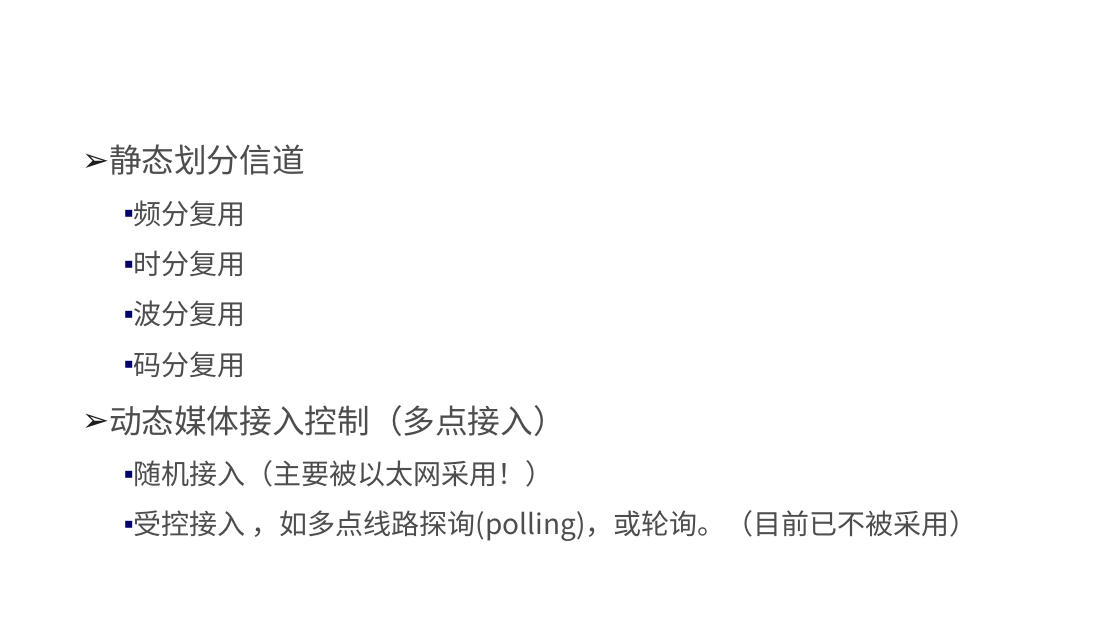
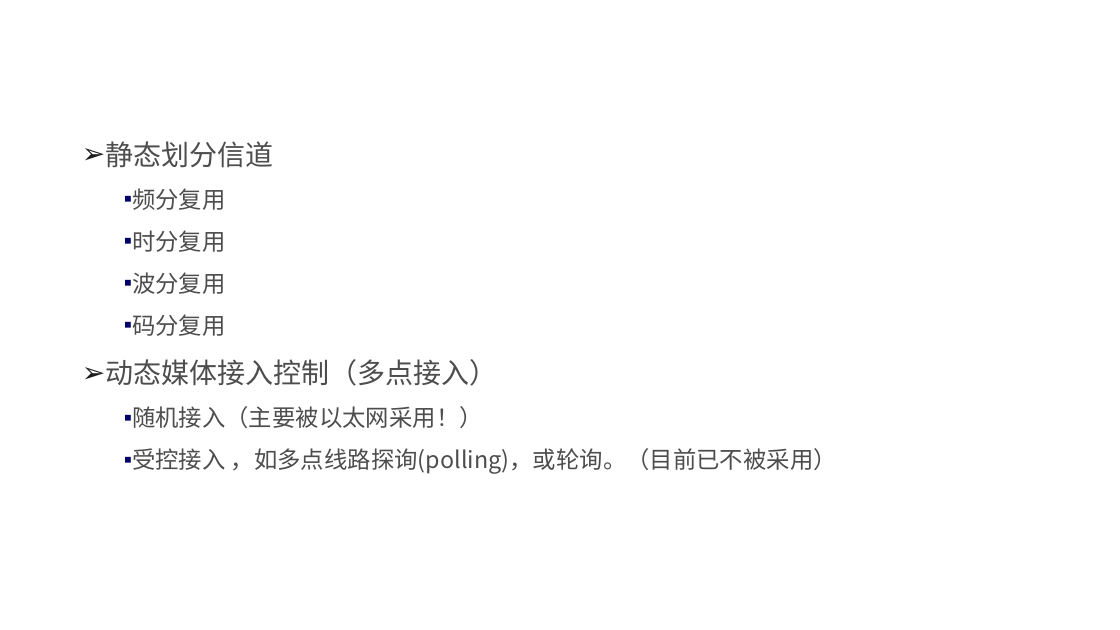
Before and after one commit to edu2act/course-NetWork, a slide deck: slide 37 of materials/slides/ch03 Data Link Layer.pptx. Drawn at 1120x630 pixels with LibreOffice and Linux fonts; fonts in the diff are those of the drawing; background and template pictures are left out. Boxes give left, top, right and bottom in pixels: in the first picture for what was removed or moved away, otherwise in the second. Text is boxed around its words. In the diff, an @@ line names an element or a change of style, - is before the commit and + after.

```diff
--- a/materials/slides/ch03 Data Link Layer.pptx
+++ b/materials/slides/ch03 Data Link Layer.pptx
@@ text "静态划分信道" at [105,141,837,474]: size 28 to 24 pt in "静态划分信道", "动态媒体接入控制（多点接入）"; size 24 to 20 pt in "频分复用", "时分复用", "波分复用", "码分复用" and 2 more places @@
```
Also in this commit, not shown: 16 other slides changed.
